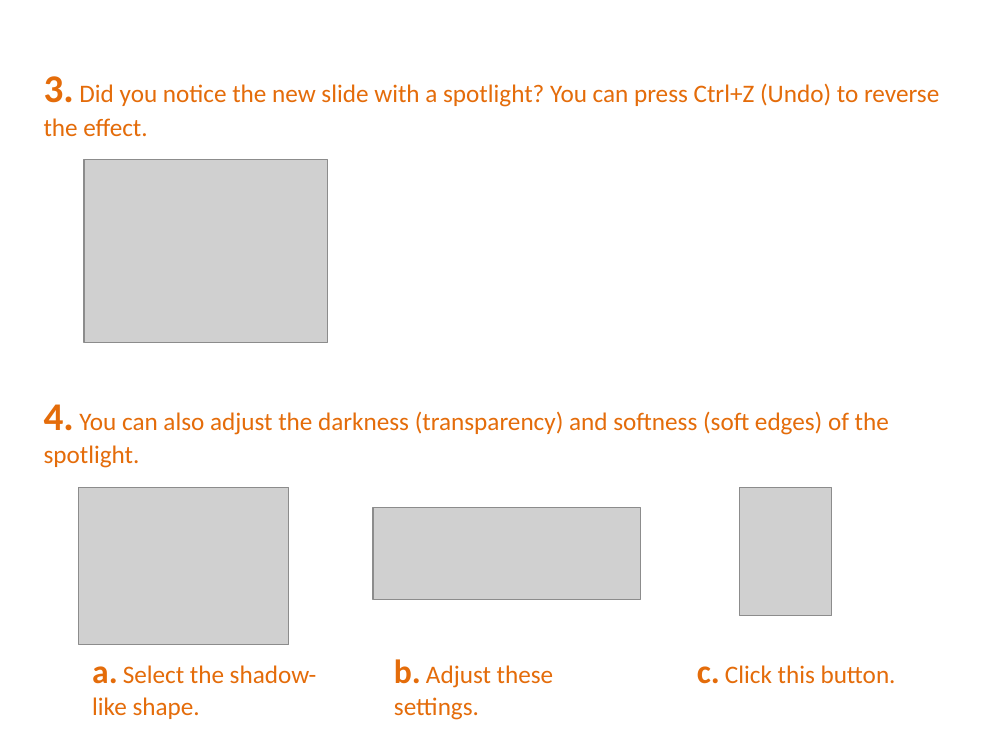
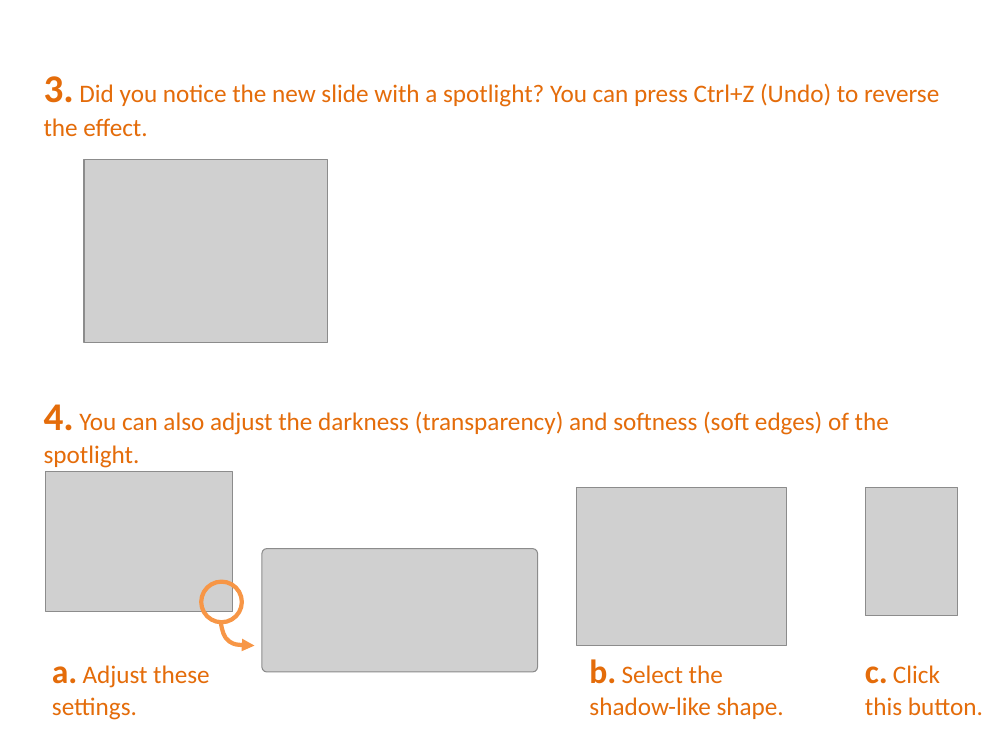
Before and after one commit to PowerPointLabs/PowerPointLabs, a slide deck: slide 9 of PowerPointLabs/PowerPointLabs/PowerPointLabs Quick Tutorial.pptx (slide 6 before the commit). Drawn at 1008x756 pixels with LibreOffice and Linux fonts; fonts in the diff are those of the drawing; grey boxes stand for pictures. Boxes give left, top, right and bottom in pixels: in the first picture for what was removed or moved away, otherwise in the second. Text is boxed around its words. In the diff, an @@ line names an element or a change of style, - is before the commit and + after.

```diff
--- a/PowerPointLabs/PowerPointLabs/PowerPointLabs Quick Tutorial.pptx
+++ b/PowerPointLabs/PowerPointLabs/PowerPointLabs Quick Tutorial.pptx
@@ picture added at bbox=[46, 472, 233, 612] @@
@@ picture removed at bbox=[373, 507, 640, 600] @@
@@ picture: place and size @@
-picture at bbox=[79, 487, 288, 644]
+picture at bbox=[577, 488, 786, 645]
@@ picture: place and size @@
-picture at bbox=[739, 487, 832, 616]
+picture at bbox=[865, 487, 958, 616]
@@ picture added at bbox=[262, 548, 537, 671] @@
@@ ellipse added at bbox=[202, 582, 242, 622], outline #F79646 3 pt @@
@@ freeform shape added at bbox=[221, 623, 254, 645], outline #F79646 3 pt @@
@@ text at bbox=[589, 659, 784, 719]: text changed @@
-a. Select the shadow-like shape.
+b. Select the shadow-like shape.
@@ text "c. Click this button." rewrapped from bbox=[697, 665, 896, 684] to bbox=[865, 665, 983, 716] @@
@@ text at bbox=[52, 665, 210, 720]: text changed @@
-b. Adjust these settings.
+a. Adjust these
+settings.
```
Also in this commit, not shown: 3 other slides changed, 15 slides added.
